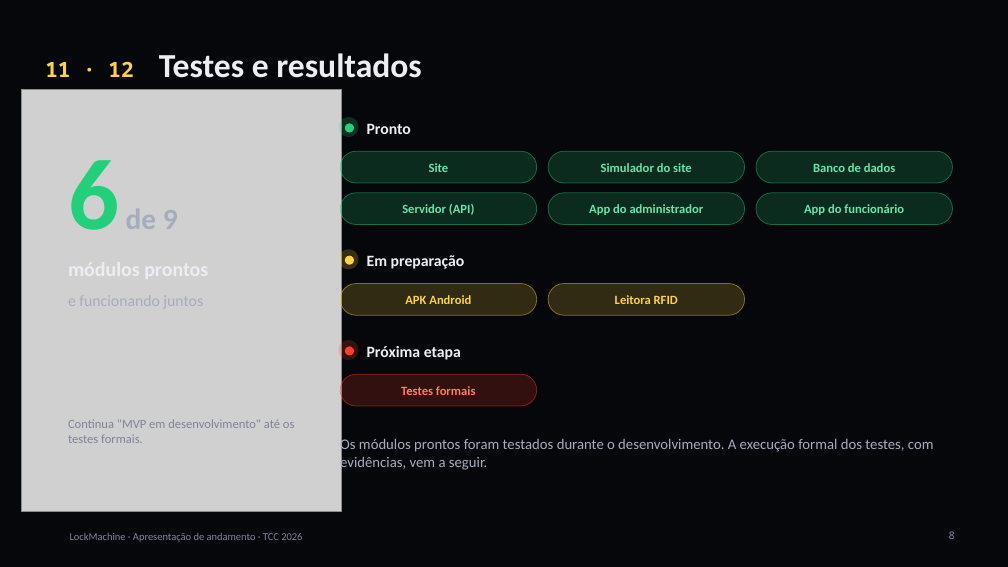
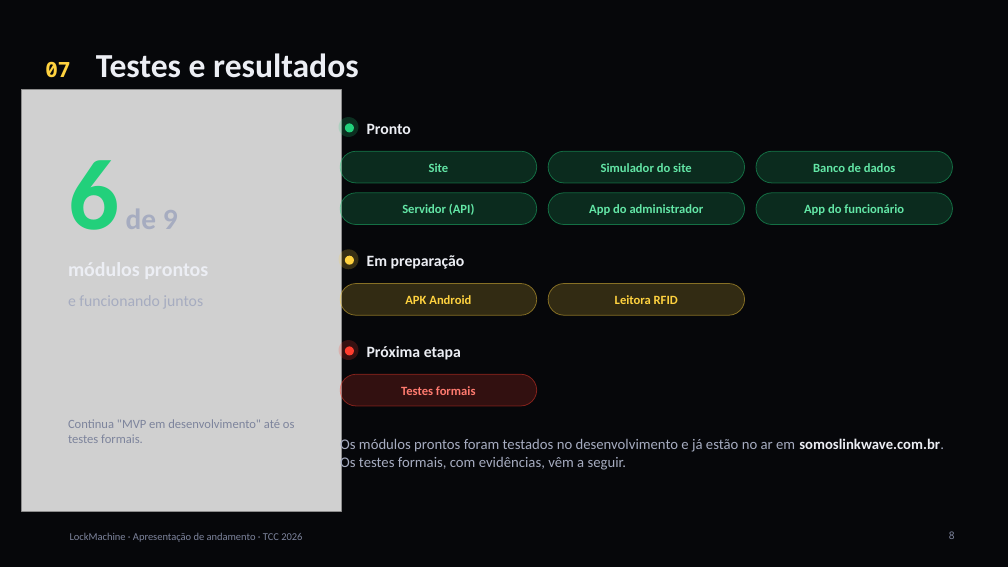
Before and after one commit to LeonardoKronka/linkwave-lockmachine, a slide deck: slide 8 of docs/apresentacao/LockMachine_Andamento_Canva.pptx. Drawn at 1008x567 pixels with LibreOffice and Linux fonts; fonts in the diff are those of the drawing; grey boxes stand for pictures; background and template pictures are left out. Boxes give left, top, right and bottom in pixels: in the first picture for what was removed or moved away, otherwise in the second. Text is boxed around its words. In the diff, an @@ line names an element or a change of style, - is before the commit and + after.

```diff
--- a/docs/apresentacao/LockMachine_Andamento_Canva.pptx
+++ b/docs/apresentacao/LockMachine_Andamento_Canva.pptx
@@ title at (45, 53, 359, 78): text changed @@
-11 · 12 Testes e resultados
+07 Testes e resultados
@@ text at (340, 436, 944, 471): text changed @@
-Os módulos prontos foram testados durante o desenvolvimento. A execução formal dos testes, com evidências, vem a seguir.
+Os módulos prontos foram testados no desenvolvimento e já estão no ar em somoslinkwave.com.br. Os testes formais, com evidências, vêm a seguir.
```
Also in this commit, not shown: 10 other slides changed, 5 other files.
